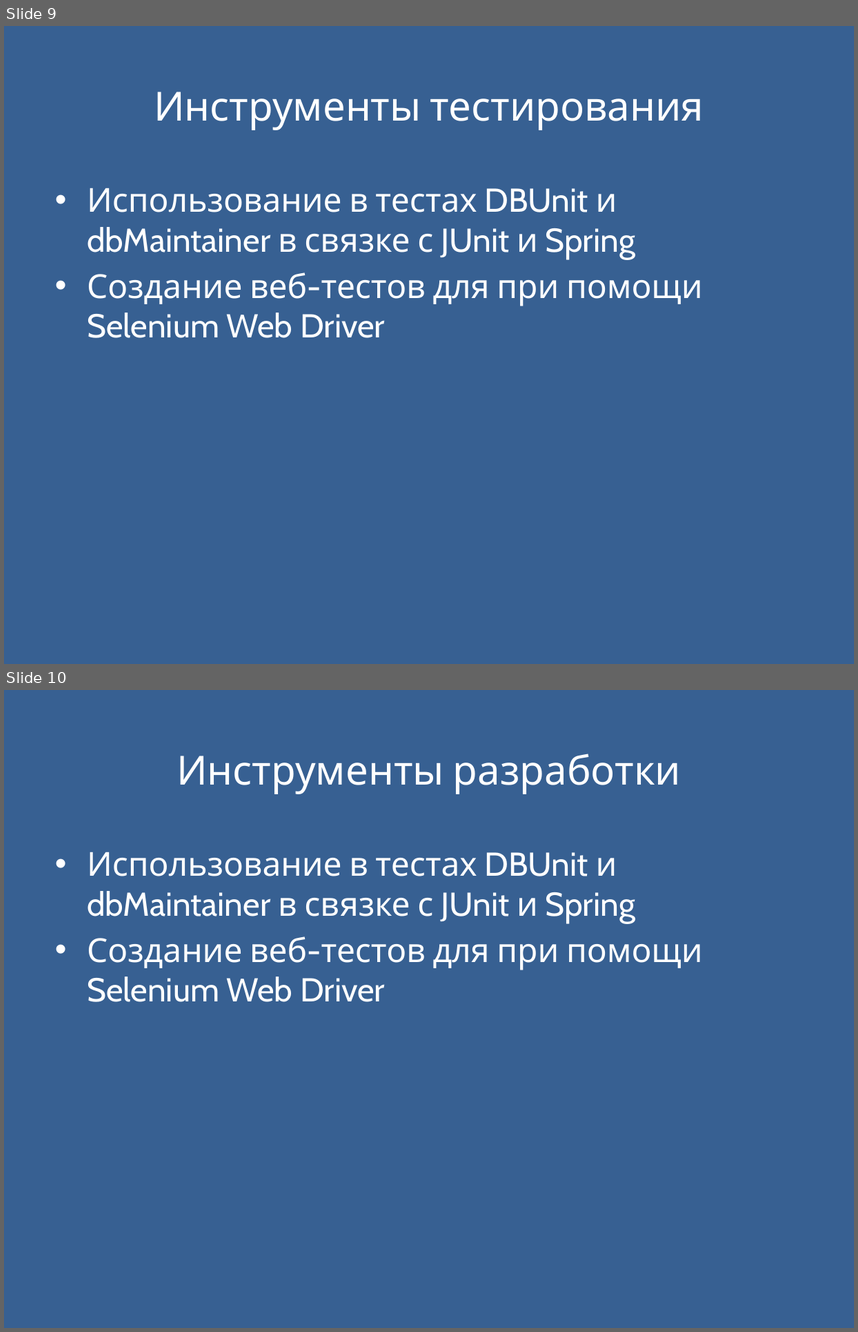
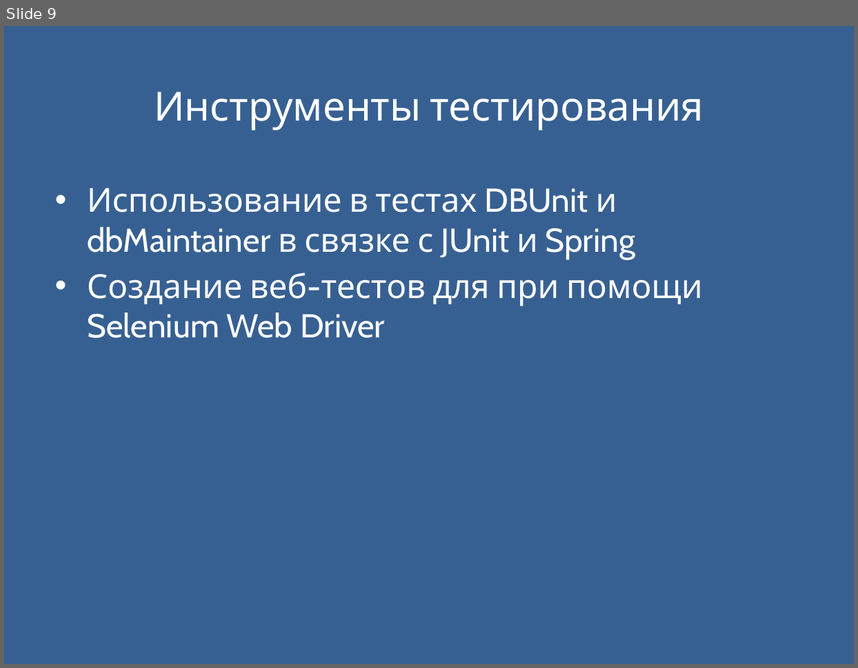
Before and after one commit to Storozhenko/quest, a slide deck: forms.pptx. Shown one above the other, each under a label of ours: slides 9 and 10 before the commit, slide 9 after it. The pictures are 858x1332 and 858x668 pixels, drawn with LibreOffice and Linux fonts; fonts in the diff are those of the drawing. Boxes give left, top, right and bottom in pixels: in the first picture for what was removed or moved away, otherwise in the second. Text is boxed around its words. In the diff, an @@ line names an element or a change of style, - is before the commit and + after.

```diff
--- a/forms.pptx
+++ b/forms.pptx
@@ slide 10 removed at (4,690,854,1328), background #376092 @@
@@ title removed at (176,753,681,794) @@
-Инструменты разработки
@@ text removed at (87,852,703,1002) @@
-• Использование в тестах DBUnit и dbMaintainer в связке с JUnit и Spring
-• Создание веб-тестов для при помощи Selenium Web Driver
```
Also in this commit, not shown: 2 slides added, 1 other file.
